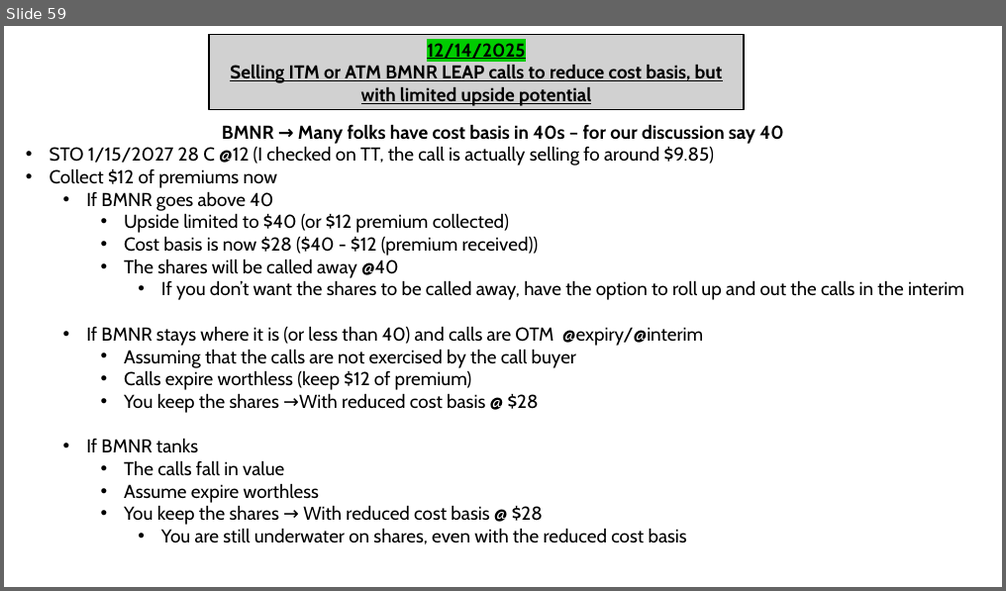
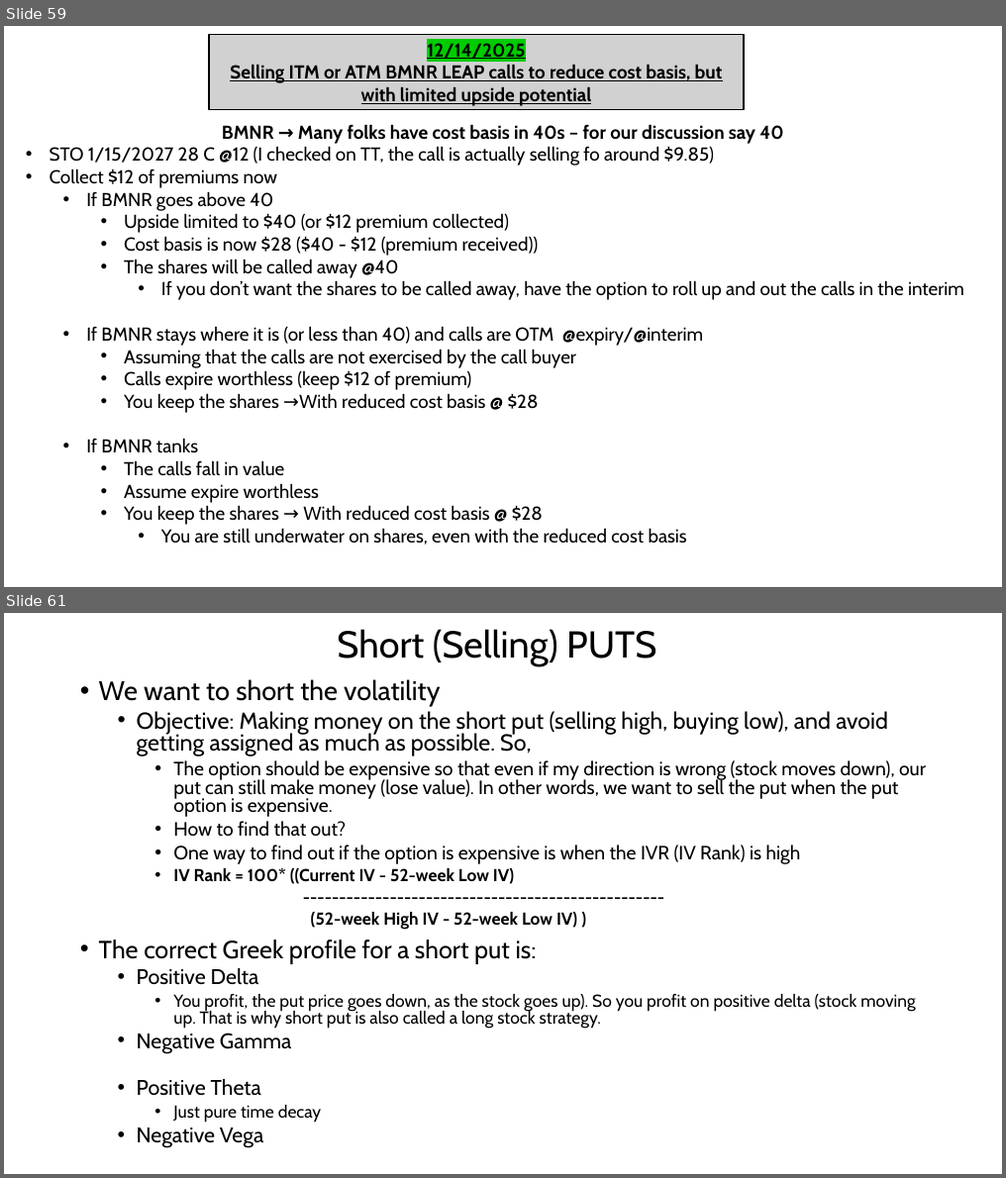
Before and after one commit to austin-stocks/python, a slide deck: User_Files/Options.pptx. Shown one above the other, each under a label of ours: slide 59 before the commit, slides 59 and 61 after it; the slides between them are not shown. The pictures are 1006x591 and 1006x1178 pixels, drawn with LibreOffice and Linux fonts; fonts in the diff are those of the drawing. Boxes give left, top, right and bottom in pixels: in the first picture for what was removed or moved away, otherwise in the second. Text is boxed around its words. In the diff, an @@ line names an element or a change of style, - is before the commit and + after.

```diff
--- a/User_Files/Options.pptx
+++ b/User_Files/Options.pptx
@@ slide 61 added at bbox=[4, 613, 1002, 1174], background #FFFFFF @@
@@ title added at bbox=[337, 629, 656, 666], 36 pt, text #000000 @@
+Short (Selling) PUTS
@@ text added at bbox=[99, 679, 926, 1149], 16.6 pt, text #000000 @@
+• We want to short the volatility
+  • Objective: Making money on the short put (selling high, buying low), and avoid getting assigned as much as possible. So,
+    • The option should be expensive so that even if my direction is wrong (stock moves down), our put can still make money (lose value). In other words, we want to sell the put when the put option is expensive.
+    • How to find that out?
+    • One way to find out if the option is expensive is when the IVR (IV Rank) is high
+    • IV Rank = 100* ((Current IV - 52-week Low IV)
+    --------------------------------------------------
+    (52-week High IV - 52-week Low IV) )
+• The correct Greek profile for a short put is:
+  • Positive Delta
+    • You profit, the put price goes down, as the stock goes up). So you profit on positive delta (stock moving up. That is why short put is also called a long stock strategy.
+  • Negative Gamma
+  • Positive Theta
+    • Just pure time decay
+  • Negative Vega
```
Also in this commit, not shown: 3 other slides added, 6 other files.
